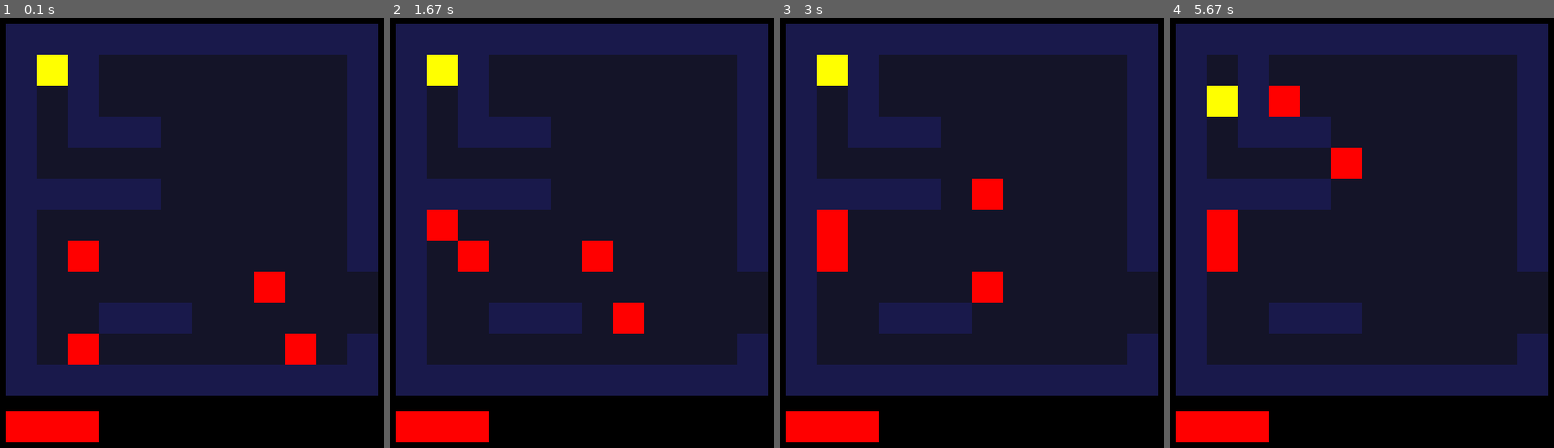
Above: before the commit, frames 1-4 (left to right).
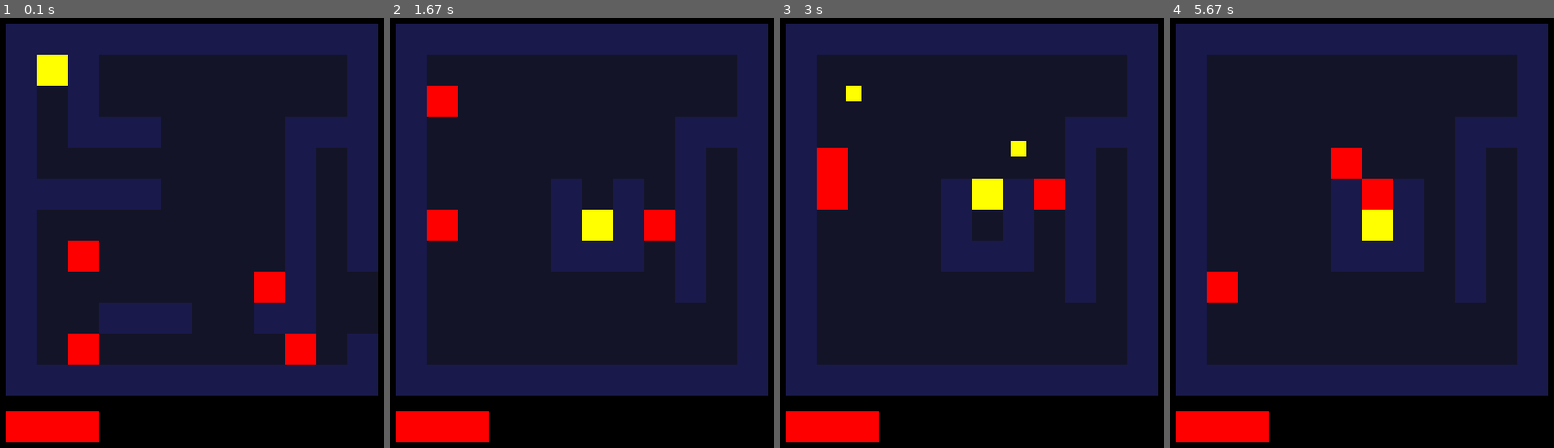
Above: after the commit, the same moments.

Repository: windingtheropes/dungeon-game
Game: pygame game, started from src/game.py
Two runs of this game, one before a commit and one after it. Both use one fixed random seed, a clock stepped at 60 frames per second and the inputs below.
Inputs:
- Up to frame 1 (0.1 s): no input
- Up to frame 2 (1.67 s): hold R 0.33-0.8 s; hold Right 0.33-0.8 s; tap E at 0.83 s
- Up to frame 3 (3 s): hold Up 1.67-2.13 s; hold Right 2.17-2.63 s; hold Left from 2.67 s (still down)
- Up to frame 4 (5.67 s): release Left at 3.2 s; hold Down 3.23-3.53 s; hold Left 3.57-3.97 s; hold Up 4-4.37 s; hold Down 5.07-5.43 s; hold Left from 5.47 s (still down)

The runs differ from the first frame. In frame 1, 5.2% of the frame differs, in the area x 66-91%, y 22-74%; in frame 2, 20%; in frame 3, 21%, in the area x 9-99%, y 8-74%; in frame 4, 20%.

Commit message:
fix tags and resetting. simple level reset between two levels using start function.

Diff:
--- a/src/game.py
+++ b/src/game.py
@@ -4,7 +4,7 @@
 import pygame
 import blogger
 from renderlib import Screen, Layer, Entity, Collision, EntityFloor
-from gamelib import PlayerInfo, LogicComponent, Logic, Level
+from gamelib import PlayerInfo, LogicComponent, Logic, Level, Tag
 import veclib
 import random
 from veclib import Vec2
@@ -125,6 +125,7 @@
         Entity.__init__(self)
         self.collidable = True
         self.solid = True
+        self.add_tag(Tag.enemy)
         if(ipos):
             self.relative_position = ipos
         else:
@@ -237,9 +238,27 @@
         self.player: Entity = None;
         self.dim: Vec2 = Vec2(384,384)
         self._listen("start", self.start)
+        self._listen("render", self.render)
+        self._listen("event", self.event)
+        self.stage = 0
+    def event(self, e):
+        if e.type == pygame.KEYDOWN:
+            if e.key == pygame.K_r and pygame.K_LCTRL in pygame.key.get_pressed():
+                self.reset()
+        pass
+    def render(self):
+        # gameLogic.
+        if(self.count([Tag.enemy]) == 0):
+            self.stage+=1
+            self.start(self.stage)
+
     # initialize a sample level with 4 entities at random grid positions
     def start(self, stage=0):
-        self.load_level(Level("maps/l1.txt", {'1':Wall, '2':Enemy}))
+        if(stage == 0):
+            self.load_level(Level("maps/l1.txt", {'1':Wall, '2':Enemy}))
+        elif(stage == 1):
+            self.load_level(Level("maps/l2.txt", {'1':Wall, '2':Enemy}))
+            pass
 
 # initialize game render system
 # level 1
--- a/src/gamelib.py
+++ b/src/gamelib.py
@@ -2,6 +2,7 @@
 # 11/20/24
 # contains game specific classes and functions
 import blogger
+from enum import Enum
 blogger.init("log/")
 from veclib import Vec2
 class LogicComponent:
@@ -94,3 +95,6 @@
     def load_emaps(self):
         for key in self.legend.keys():
             self.emaps[key] = self.find_key(key)
+
+class Tag(Enum):
+    enemy="enemy"
--- a/src/maps/l1.txt
+++ b/src/maps/l1.txt
@@ -1,12 +1,12 @@
 111111111111
 1p1000000001
 101000000001
-101110000001
-100000000001
-111110000001
-100000000001
-102000000001
-100000002000
-100111000000
+101110000111
+100000000101
+111110000101
+100000000101
+102000000101
+100000002100
+100111001100
 102000000201
 111111111111
--- /dev/null
+++ b/src/maps/l2.txt
@@ -0,0 +1,12 @@
+111111111111
+100000000001
+100000000001
+102000000111
+100000000101
+100001010101
+100001p10101
+102001110101
+100000002101
+100000000001
+100000000001
+111111111111
--- a/src/renderlib.py
+++ b/src/renderlib.py
@@ -173,7 +173,8 @@
     def add_tag(self, tag):
         if not tag in self.tags:
             self.tags.append(tag)
-        blogger.blog().warn("Can't add a tag twice.")
+        else:
+            blogger.blog().warn("Can't add a tag twice.")
     def _collision(self, c):
         if(self.listeners["collision"] != None):
             self.listeners["collision"](c)
@@ -211,12 +212,11 @@
         if(self.listeners["render"] != None):
             self.listeners["render"]()
     def _event(self, event):
-        if(self.listeners["event"] == None):
-            # default behaviour if no event function is registered.
-            for entity in self.entities:
-                if entity.active==True:
-                    entity._event(event)
-        else:
+        # default behaviour if no event function is registered.
+        for entity in self.entities:
+            if entity.active==True:
+                entity._event(event)
+        if(self.listeners["event"] != None):
             self.listeners["event"](event)
     # must override start function to trigger start on entities, as Layer does not have implementation for layers within
     def _start(self, stage=0):
@@ -333,9 +333,9 @@
             self.load_entities(level.legend[key], level.emaps[key])
     def reset(self):
         # don't remove the player
-        for e in self.entities:
-            if e != self.player:
-                self.entities.remove(e)
+        plr = self.player
+        self.entities = []
+        self.entities.append(plr)
     # add entities in bulk to the grid, based on a map
     # takes an entity Class, not an initialized entity, so that it can create multiple.
     def load_entities(self, entity, map=[]):
@@ -368,6 +368,7 @@
                     tagcount+=1
             if tagcount == len(tags):
                 count+=1
+        return count
 class Collision():
     def __init__(self, entity: Entity, pos: Vec2):
         self.entity = entity
